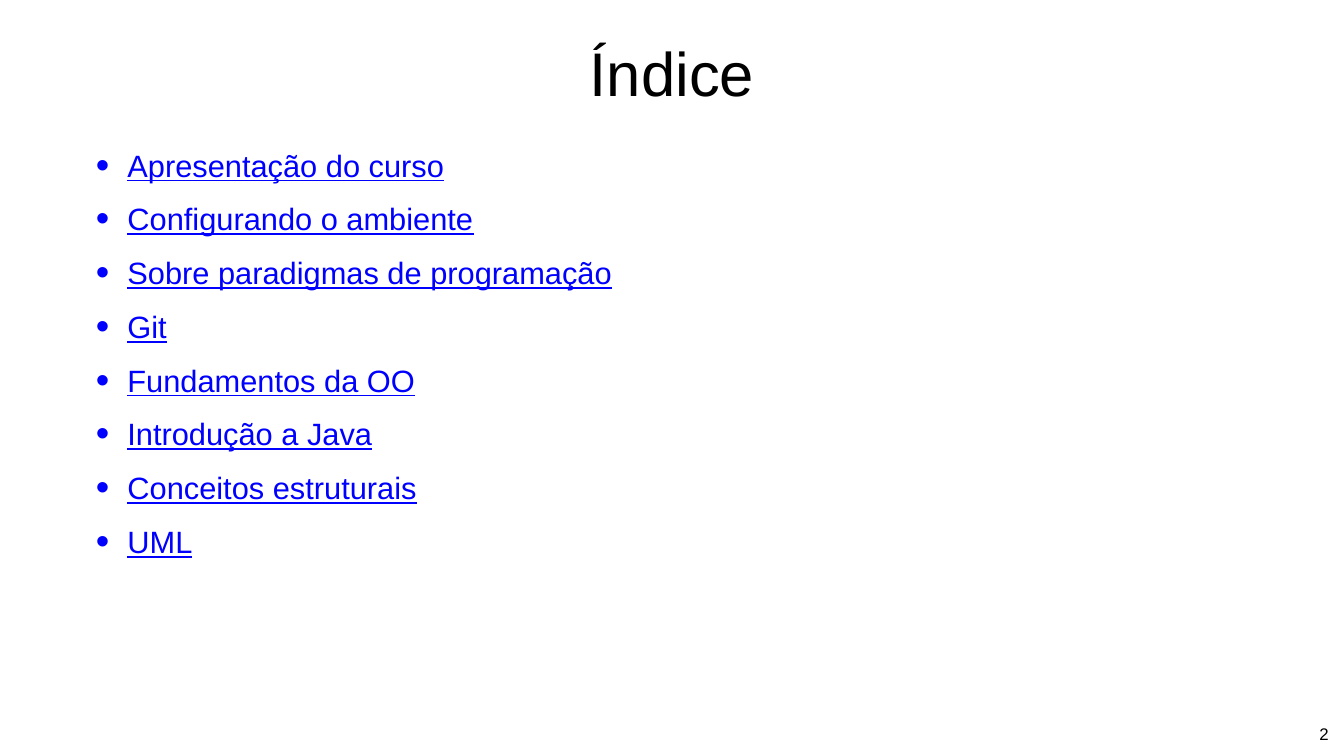
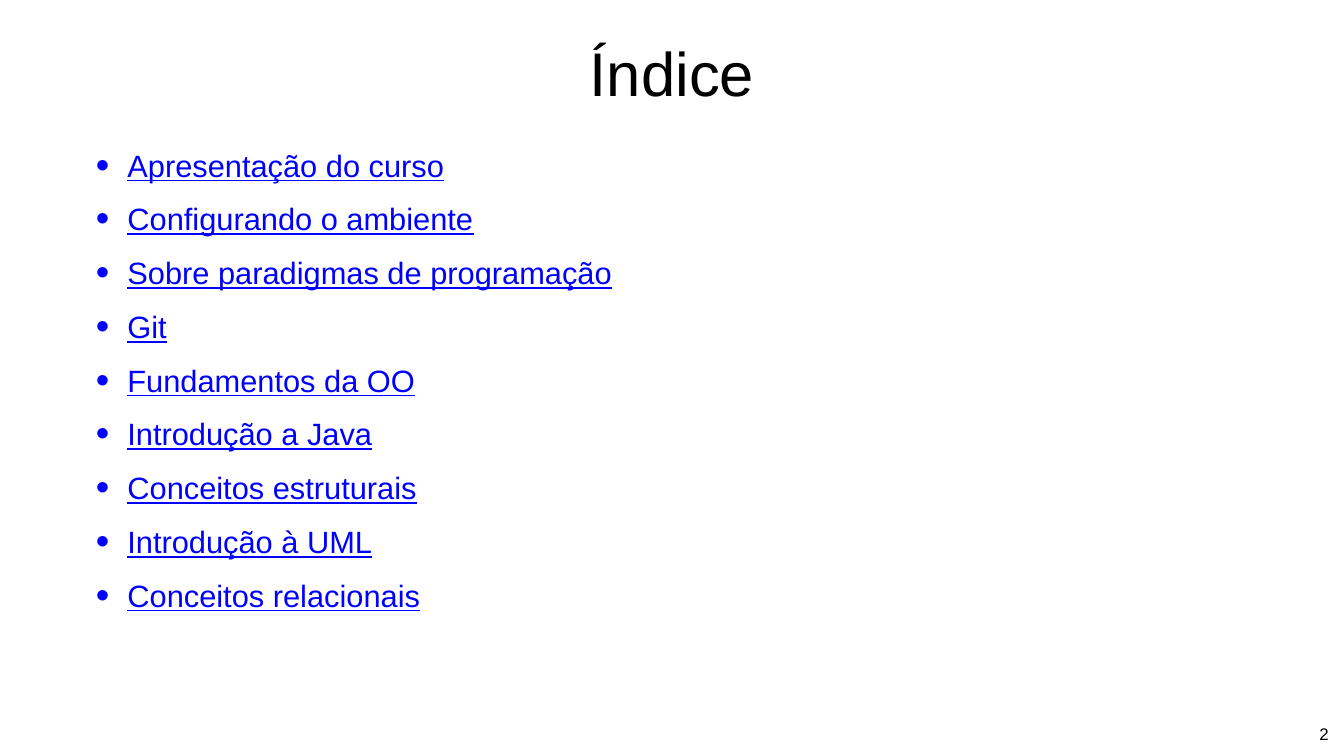
Before and after one commit to Pedrorocha13/2021.1-progoo, a slide deck: slide 2 of materiais/slides.pptx. Drawn at 1344x756 pixels with LibreOffice and Linux fonts; fonts in the diff are those of the drawing; background and template pictures are left out. Boxes give left, top, right and bottom in pixels: in the first picture for what was removed or moved away, otherwise in the second. Text is boxed around its words. In the diff, an @@ line names an element or a change of style, - is before the commit and + after.

```diff
--- a/materiais/slides.pptx
+++ b/materiais/slides.pptx
@@ text at [127,530,420,611]: text changed @@
-• UML
+• Introdução à UML
+• Conceitos relacionais
```
Also in this commit, not shown: 18 slides added.
